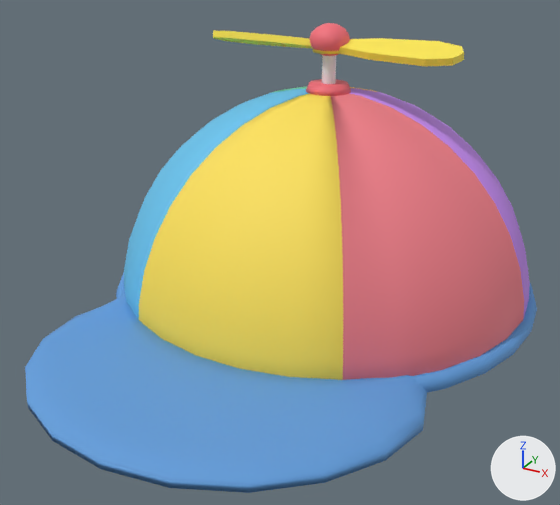
What one commit did to the OBJ model LingsLore3/Assets/Models/Ling/acessorios/OBJ_MTL_UnityNativo/chapeu_helice.obj.
Before and after are seen from a 50 mm lens placed at (0.768, -1.629, 0.881), pointed at (0.0, -0.233, 0.183). Arrows for +X, +Y and +Z are at lower right; the lights stay in place. The older version comes first. Where no turn or scale is listed for an object, it has been applied to the vertices.

Objects in the first picture: 'Bone_Base', 'Helice'.
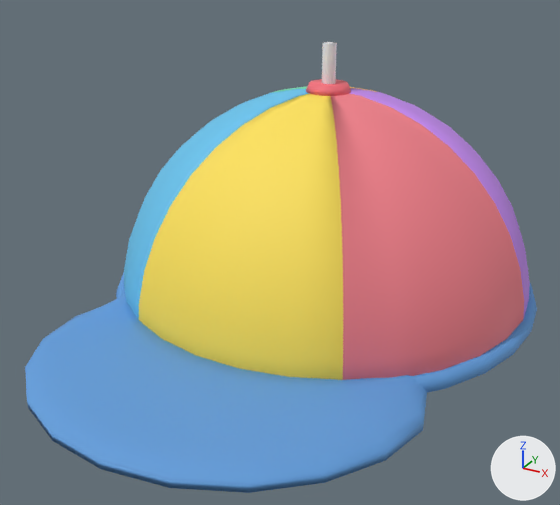
Boxes [x1, y1, x2, y2] around the edits, measured in the pictures (560 x 505 px):
```json
{"object": "Helice", "change": "deleted", "before": [213, 23, 464, 66], "faces in mat_helice_amarela (yellow #ffea50)": [213, 30, 464, 66], "faces in mat_botao_vermelho (red #f66f7c)": [310, 23, 350, 56]}
```

Scene script edits in JSON lines:
```json
{"op": "remove", "block": "ob_helice", "code": ["ob_helice = bpy.data.objects.new('Helice', me_helice)", "ob_helice.location = (0.0, 0.0, 0.0)"]}
```
